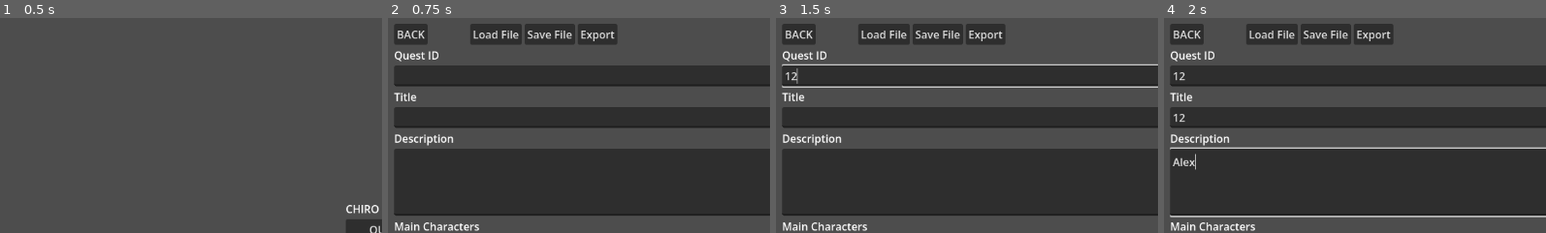
Above: before the commit, frames 1-4 (left to right).
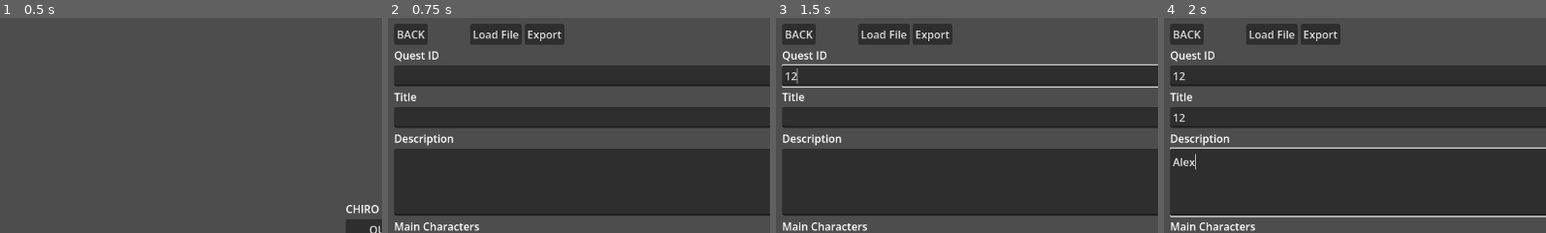
Above: after the commit, the same moments.

Repository: Seblecaribou/chiro-json-tool
Game: Godot game, scene res://Scenes/Main.tscn
Same seed, same stepped clock (60 frames per second), same inputs: the game is played once before the commit and once after it.
Inputs (mouse positions are % of the whole screen's width and height, from its top left):
- Up to frame 1 (0.5 s): no input
- Up to frame 2 (0.75 s): click "QUESTS" at 0.5 s
- Up to frame 3 (1.5 s): click (52, 13) at 1.27 s; type "12" at 1.35 s
- Up to frame 4 (2 s): click (52, 23) at 1.5 s; type "12" at 1.58 s; click (52, 38) at 1.73 s; type "Alex" at 1.82 s
The pictures show only the part of the screen within x 0-50%, y 0-50%; the shares and areas given below are measured in that part.

Frame 1 is identical in both runs. In frame 2, 1.3% of the frame differs, in the area x 36-60%, y 2-13%; in frame 3, 1.3%; in frame 4, 1.3%.

Commit message:
Export works! - todo  fix a couple of parsing error

Diff:
--- /dev/null
+++ b/Json/Results/Quest/q00.json
@@ -0,0 +1,31 @@
+{
+	"characters": "char",
+	"description": "description of qsuest",
+	"id": "q00",
+	"steps": [
+		{
+			"description": "step descrtiption test",
+			"id": "ste001",
+			"objectives": [
+				{
+					"characters": [
+						{
+
+						}
+					],
+					"description": "this is the obj description",
+					"goal": "goal_test",
+					"id": "obj01",
+					"mandatory": "CheckBox::[signal]pressed",
+					"results": [
+						{
+
+						}
+					],
+					"title": "objective title"
+				}
+			]
+		}
+	],
+	"title": "title quest"
+}
--- a/Scenes/EditorPage.tscn
+++ b/Scenes/EditorPage.tscn
@@ -34,11 +34,6 @@
 layout_mode = 2
 text = "Load File"
 
-[node name="SaveButton" type="Button" parent="VBoxContainer/Header" unique_id=1324921233]
-layout_mode = 2
-text = "Save File
-"
-
 [node name="ExportButton" type="Button" parent="VBoxContainer/Header" unique_id=2141135400]
 layout_mode = 2
 text = "Export"
--- a/Scenes/Main.tscn
+++ b/Scenes/Main.tscn
@@ -1,6 +1,6 @@
 [gd_scene format=3 uid="uid://da7asqfijfsoj"]
 
-[ext_resource type="Script" uid="uid://rn3v5c7s8tb" path="res://Scripts/Main.gd" id="1_r150o"]
+[ext_resource type="Script" uid="uid://rn3v5c7s8tb" path="res://Scripts/main.gd" id="1_r150o"]
 [ext_resource type="PackedScene" uid="uid://c8evbilseqbno" path="res://Scenes/LandingPage.tscn" id="2_idj7w"]
 [ext_resource type="PackedScene" uid="uid://c6k1fckwuv5fa" path="res://Scenes/EditorPage.tscn" id="3_kln2b"]
 
--- a/Scripts/EditorPage.gd
+++ b/Scripts/EditorPage.gd
@@ -7,7 +7,6 @@
 @onready var back_button = $VBoxContainer/Header/BackButton
 @onready var category_label = $VBoxContainer/Header/Label
 @onready var load_button = $VBoxContainer/Header/LoadButton
-@onready var save_button = $VBoxContainer/Header/SaveButton
 @onready var export_button = $VBoxContainer/Header/ExportButton
 @onready var form_root = $VBoxContainer/ScrollContainer/VBoxContainer
 var current_schema : Dictionary = {}
@@ -36,36 +35,29 @@
 			continue
 
 		var type = child.get_meta("json_type")
+		var child_name = child.get_meta("json_name") if child.has_meta("json_name") else null
+		var input = child.get_meta("json_input") if child.has_meta("json_input") else null
 
 		match type:
 			"string":
-				var child_name = child.get_meta("json_name")
-				var input = child.get_meta("json_input")
-				result[child_name] = input.text
-
+				if child_name != null and input != null:
+					result[child_name] = input.text
 			"number":
-				var child_name = child.get_meta("json_name")
-				var input = child.get_meta("json_input")
-				result[child_name] = input.value
-
+				if child_name != null and input != null:
+					result[child_name] = input.value
 			"bool":
-				var child_name = child.get_meta("json_name")
-				var input = child.get_meta("json_input")
-				result[child_name] = input.button_pressed
-
+				if child_name != null and input != null:
+					result[child_name] = input.pressed if input is Button else input.button_pressed
 			"array":
-				var child_name = child.get_meta("json_name")
-				result[child_name] = _extract_array(child)
-
+				if child_name != null:
+					result[child_name] = _extract_array(child)
 			"object":
-				var nested_name = child.get_meta("json_name")
 				var nested_data = _extract_object(child)
-
-				# If object has a name, assign it
-				if nested_name != null and nested_name != "":
-					result[nested_name] = nested_data
+				if child_name != null and child_name != "":
+					result[child_name] = nested_data
 				else:
 					result.merge(nested_data)
+
 	return result
 
 func _extract_array(wrapper: VBoxContainer) -> Array:
@@ -95,8 +87,10 @@
 func _build_object(schema: Dictionary, parent: Control) -> void:
 	var container : VBoxContainer = VBoxContainer.new()
 	parent.add_child(container)
+
 	container.set_meta("json_type", "object")
 	container.set_meta("json_schema", schema)
+	container.set_meta("json_name", schema.get("name", ""))
 
 	for field in schema.get("fields", []):
 		_build_node(field, container)
@@ -107,6 +101,7 @@
 
 	wrapper.set_meta("json_type", "array")
 	wrapper.set_meta("json_schema", schema)
+	wrapper.set_meta("json_name", schema.get("name", ""))
 
 	var label : Label = Label.new()
 	label.text = schema.get("label", schema.get("name", "Array"))
@@ -114,7 +109,6 @@
 
 	var items_container : VBoxContainer = VBoxContainer.new()
 	wrapper.add_child(items_container)
-
 	wrapper.set_meta("json_items_container", items_container)
 
 	var add_button : Button = Button.new()
@@ -127,11 +121,14 @@
 
 func _add_array_item(array_wrapper: VBoxContainer):
 	var schema : Dictionary = array_wrapper.get_meta("json_schema")
-	var item_schema : Dictionary= schema.get("item")
+	var item_schema : Dictionary = schema.get("item")
 	var items_container = array_wrapper.get_meta("json_items_container")
 
 	var item_container := VBoxContainer.new()
 	items_container.add_child(item_container)
+
+	item_container.set_meta("json_type", "object")
+	item_container.set_meta("json_name", item_schema.get("name", ""))
 
 	_build_node(item_schema, item_container)
 
